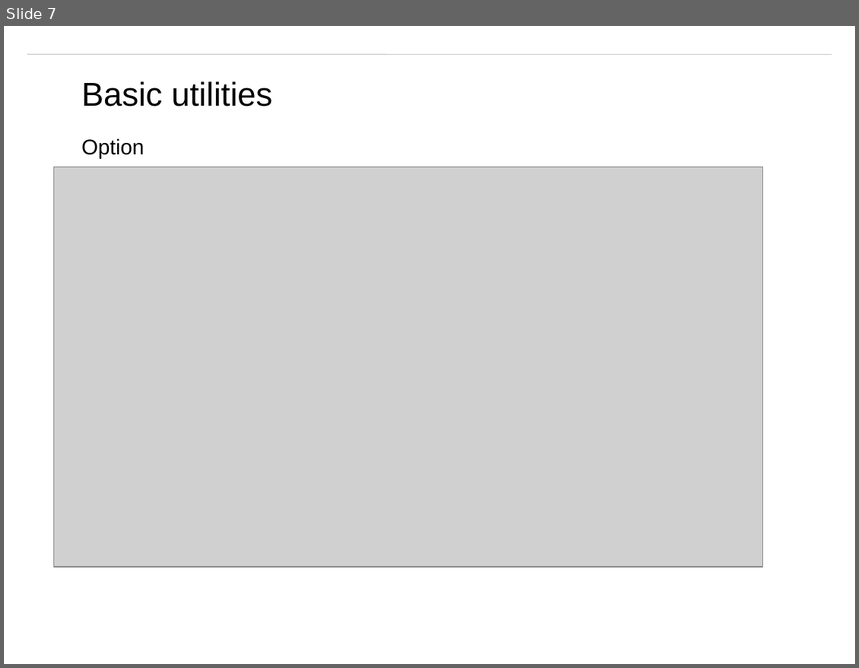
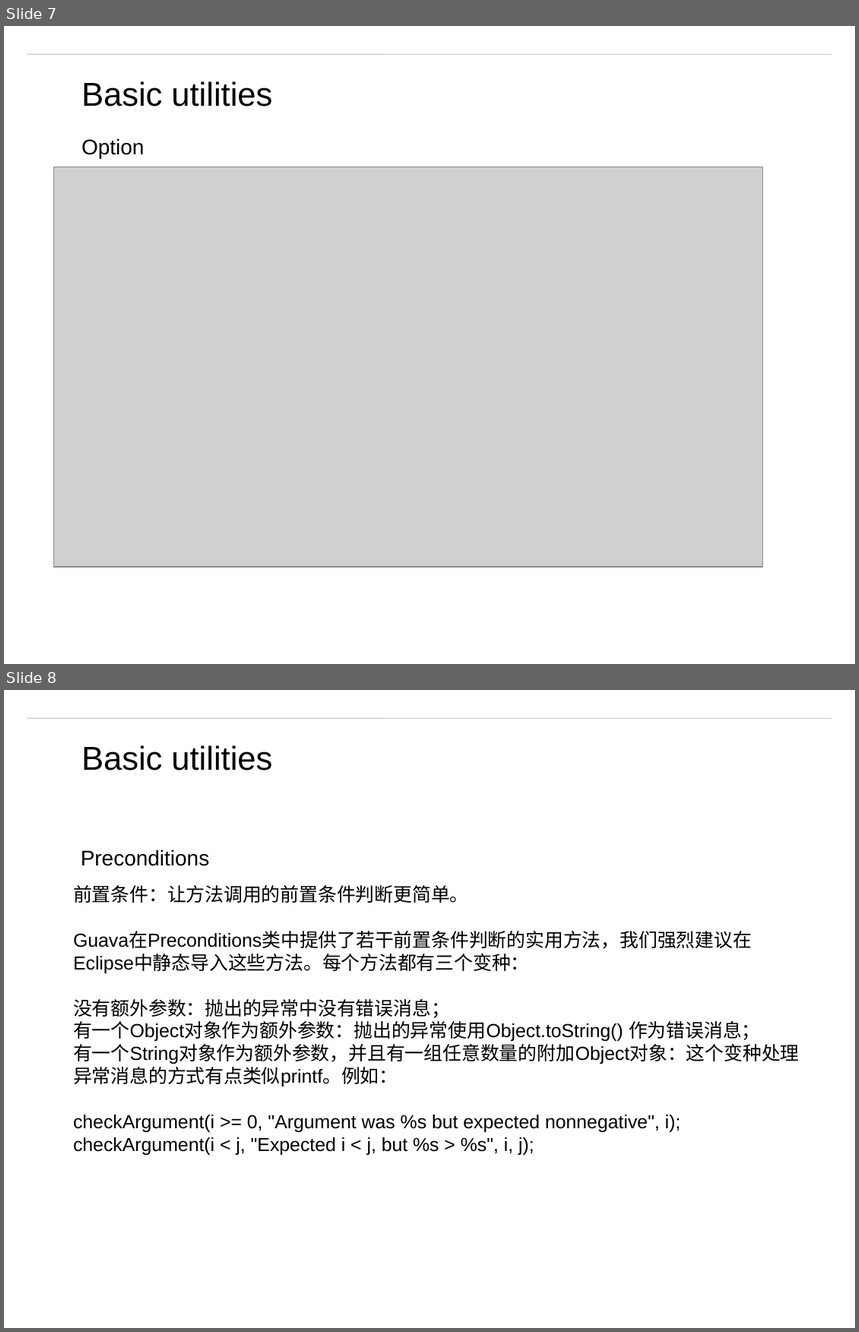
Before and after one commit to matt19870107/Guava, a slide deck: Guava.pptx. Shown one above the other, each under a label of ours: slide 7 before the commit, slides 7 and 8 after it. The pictures are 859x668 and 859x1332 pixels, drawn with LibreOffice and Linux fonts; fonts in the diff are those of the drawing; grey boxes stand for pictures; background and template pictures are left out. Boxes give left, top, right and bottom in pixels: in the first picture for what was removed or moved away, otherwise in the second. Text is boxed around its words. In the diff, an @@ line names an element or a change of style, - is before the commit and + after.

```diff
--- a/Guava.pptx
+++ b/Guava.pptx
@@ slide 8 added at bbox=[4, 690, 855, 1328], background #FFFFFF; not listed: 1 template element that a slide beside it also shows @@
@@ text added at bbox=[82, 745, 272, 771], 28 pt, text #000000 @@
+Basic utilities
@@ text added at bbox=[81, 850, 210, 866], 18 pt, text #000000 @@
+Preconditions
@@ text added at bbox=[73, 885, 800, 1155], 16 pt, text #000000 @@
+前置条件：让方法调用的前置条件判断更简单。
+Guava在Preconditions类中提供了若干前置条件判断的实用方法，我们强烈建议在Eclipse中静态导入这些方法。每个方法都有三个变种：
+没有额外参数：抛出的异常中没有错误消息；
+有一个Object对象作为额外参数：抛出的异常使用Object.toString() 作为错误消息；
+有一个String对象作为额外参数，并且有一组任意数量的附加Object对象：这个变种处理异常消息的方式有点类似printf。例如：
+checkArgument(i >= 0, "Argument was %s but expected nonnegative", i);
+checkArgument(i < j, "Expected i < j, but %s > %s", i, j);
```
Also in this commit, not shown: 2 slides changed, 10 other slides added, 1 slide removed, 5 other files.
